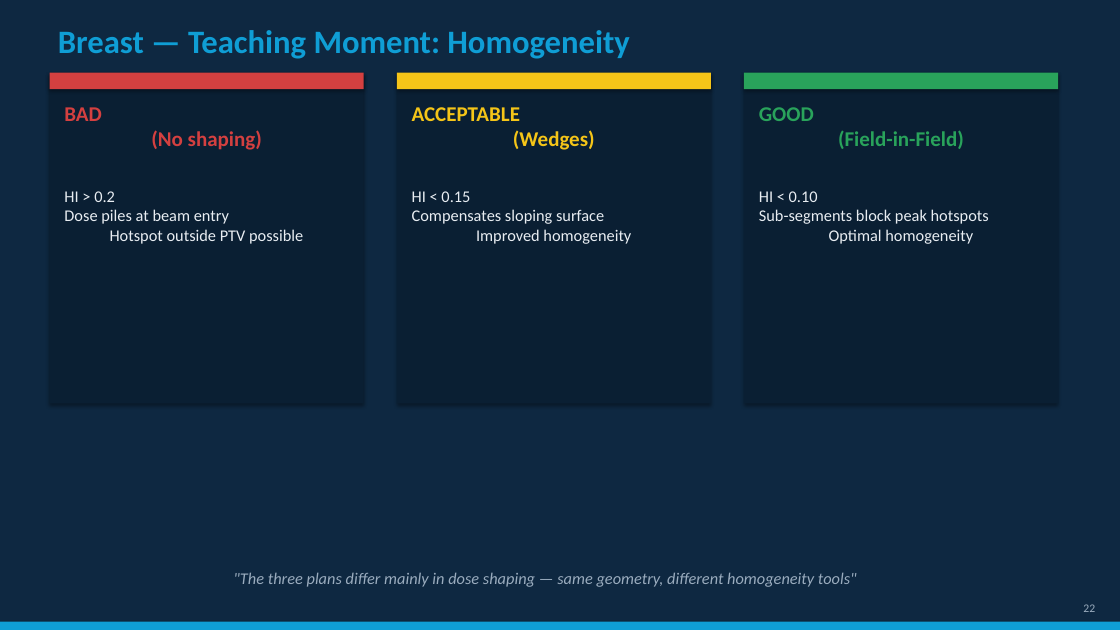
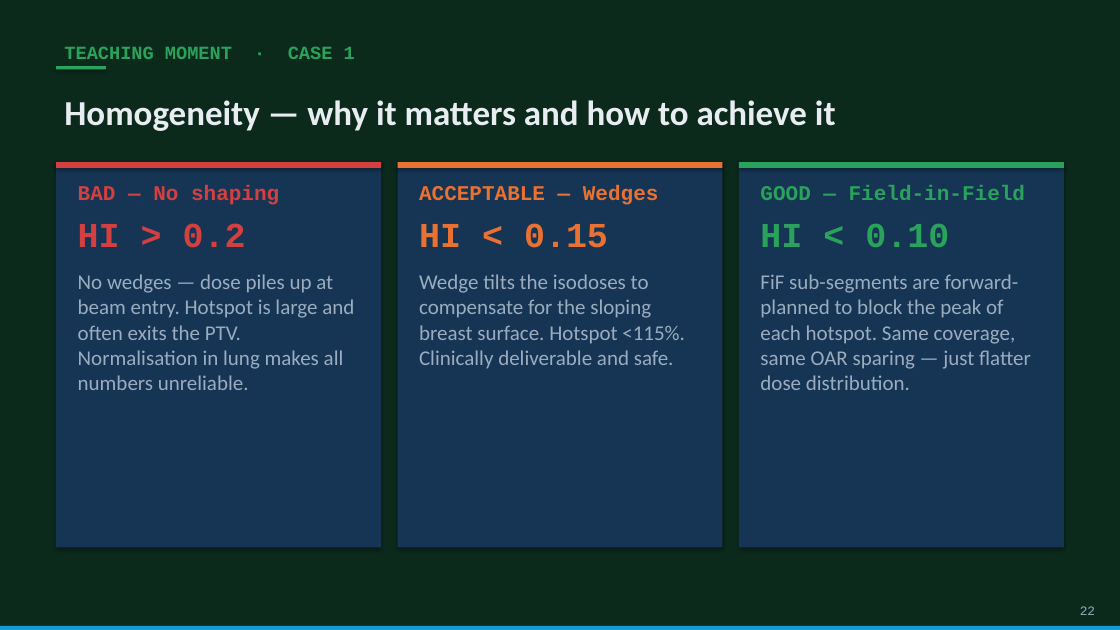
Before and after one commit to Tamerone/3DCRT-Evaluation-Workshop, a slide deck: slide 22 of 3DCRT_Workshop_Deck_v2.pptx. Drawn at 1120x630 pixels with LibreOffice and Linux fonts; fonts in the diff are those of the drawing. Boxes give left, top, right and bottom in pixels: in the first picture for what was removed or moved away, otherwise in the second. Text is boxed around its words. In the diff, an @@ line names an element or a change of style, - is before the commit and + after.

```diff
--- a/3DCRT_Workshop_Deck_v2.pptx
+++ b/3DCRT_Workshop_Deck_v2.pptx
@@ background #0E2841 to #0B2A1C @@
@@ text at (64,46,355,59): text changed; size 28 to 16 pt; font Calibri to Courier New; text colour #0F9ED5 to #29A35B @@
-Breast — Teaching Moment: Homogeneity
+TEACHING MOMENT · CASE 1
@@ rectangle added at (56,66,106,70), fill #29A35B @@
@@ rectangle removed at (397,73,711,90) @@
@@ text added at (64,100,836,131), 30 pt, text #E8EDF2, bold @@
+Homogeneity — why it matters and how to achieve it
@@ rectangle: place and size @@
-rectangle at (50,73,364,90)
+rectangle at (56,162,381,168)
@@ rectangle at (56,162,381,548): fill #0A1F33 to #163554 @@
@@ rectangle: place and size @@
-rectangle at (50,73,364,404)
+rectangle at (56,162,381,548)
@@ rectangle: place and size @@
-rectangle at (744,73,1059,404)
+rectangle at (397,162,723,168)
@@ rectangle at (397,162,723,168): fill #0A1F33 to #E97132 @@
@@ rectangle: place and size @@
-rectangle at (397,73,711,404)
+rectangle at (397,162,723,548)
@@ rectangle at (397,162,723,548): fill #0A1F33 to #163554 @@
@@ rectangle: place and size @@
-rectangle at (744,73,1059,90)
+rectangle at (739,162,1065,168)
@@ rectangle added at (739,162,1065,548), fill #163554 @@
@@ text removed at (64,191,303,244) @@
-HI > 0.2
-Dose piles at beam entry
-Hotspot outside PTV possible
@@ text at (78,185,279,205): text changed; font Calibri to Courier New @@
-BAD
-(No shaping)
+BAD — No shaping
@@ text at (419,185,659,205): text changed; font Calibri to Courier New; text colour #F5C518 to #E97132 @@
-ACCEPTABLE
-(Wedges)
+ACCEPTABLE — Wedges
@@ text at (760,185,1025,200): text changed; font Calibri to Courier New @@
-GOOD
-(Field-in-Field)
+GOOD — Field-in-Field
@@ text added at (78,223,246,248), 30 pt, text #D44040, bold @@
+HI > 0.2
@@ text at (419,223,608,248): text changed; size 14 to 30 pt; font Calibri to Courier New; text colour #E8EDF2 to #E97132; bold on @@
-HI < 0.15
-Compensates sloping surface
-Improved homogeneity
+HI < 0.15
@@ text at (760,224,949,247): text changed; size 14 to 30 pt; font Calibri to Courier New; text colour #E8EDF2 to #29A35B; bold on @@
-HI < 0.10
-Sub-segments block peak hotspots
-Optimal homogeneity
+HI < 0.10
@@ text added at (78,274,354,390), 18 pt, text #9AACBE @@
+No wedges — dose piles up at beam entry. Hotspot is large and often exits the PTV. Normalisation in lung makes all numbers unreliable.
@@ text added at (419,274,685,369), 18 pt, text #9AACBE @@
+Wedge tilts the isodoses to compensate for the sloping breast surface. Hotspot <115%. Clinically deliverable and safe.
@@ text added at (760,274,1031,390), 18 pt, text #9AACBE @@
+FiF sub-segments are forward-planned to block the peak of each hotspot. Same coverage, same OAR sparing — just flatter dose distribution.
@@ text removed at (233,572,857,587) @@
-"The three plans differ mainly in dose shaping — same geometry, different homogeneity tools"
@@ text "22" at (1080,606,1095,615): size 10 to 11 pt, font Calibri to Courier New @@
@@ rectangle: place and size @@
-rectangle at (0,622,1120,630)
+rectangle at (0,626,1120,630)
```
Also in this commit, not shown: 32 other slides changed, 6 slides added, 6 slides removed, 1 other file.
